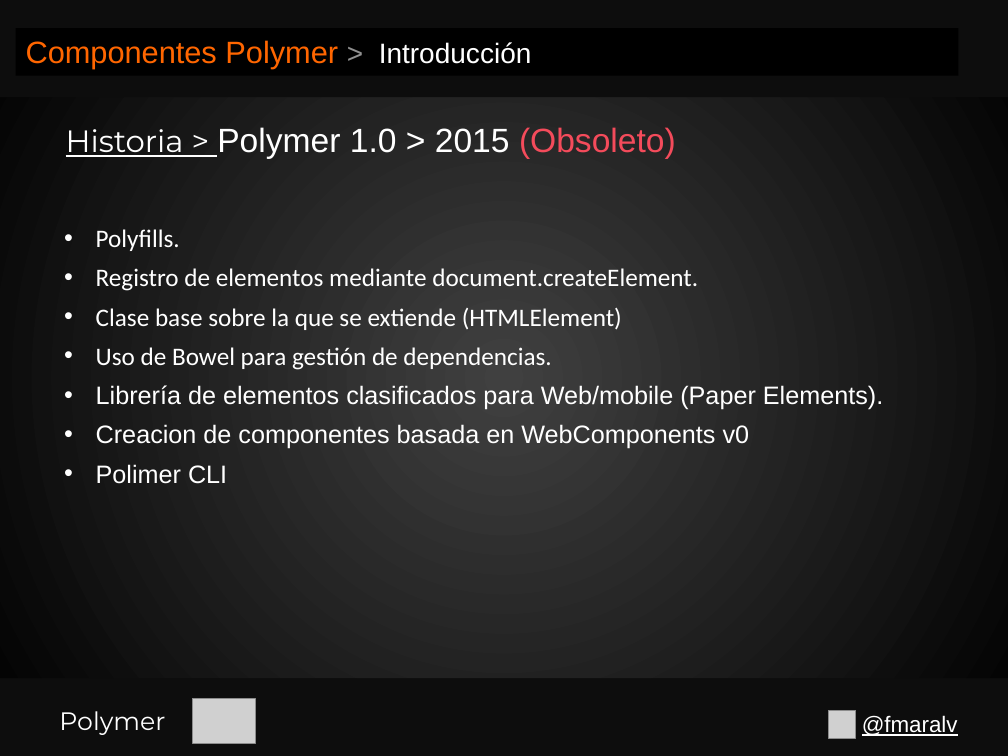
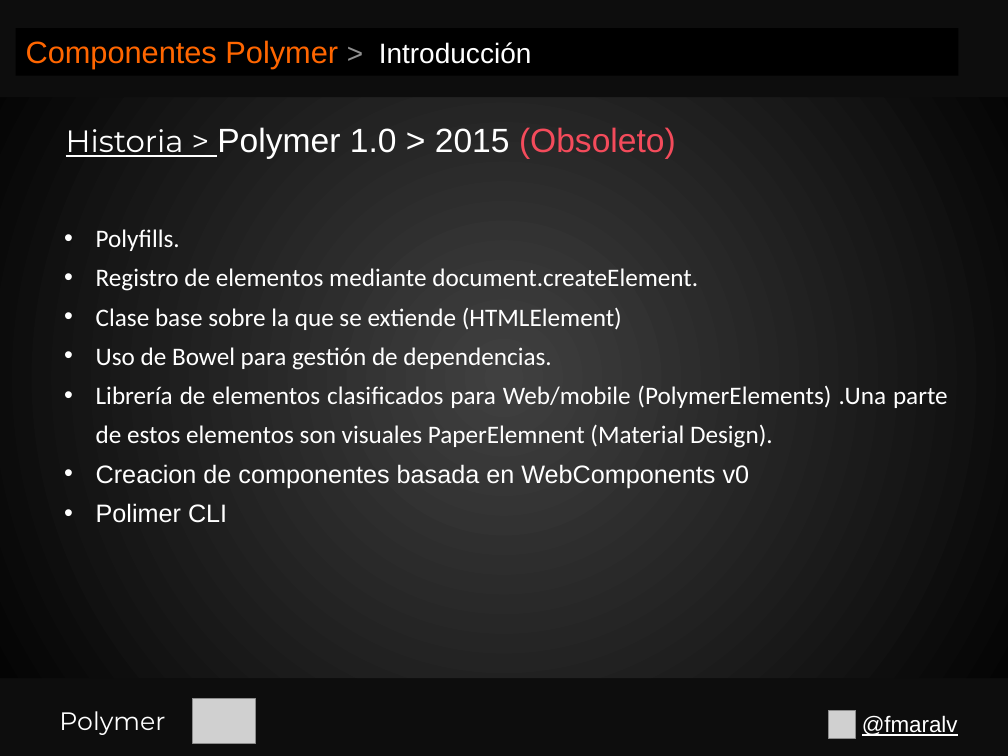
Before and after one commit to fmaralv/Presentacion, a slide deck: slide 45 of Polymer.pptx. Drawn at 1008x756 pixels with LibreOffice and Linux fonts; fonts in the diff are those of the drawing; grey boxes stand for pictures. Boxes give left, top, right and bottom in pixels: in the first picture for what was removed or moved away, otherwise in the second. Text is boxed around its words. In the diff, an @@ line names an element or a change of style, - is before the commit and + after.

```diff
--- a/Polymer.pptx
+++ b/Polymer.pptx
@@ text at [96,385,948,448]: text changed; font Arial to Calibri @@
-• Librería de elementos clasificados para Web/mobile (Paper Elements).
+• Librería de elementos clasificados para Web/mobile (PolymerElements) .Una parte de estos elementos son visuales PaperElemnent (Material Design).
```
Also in this commit, not shown: 5 other slides changed, 17 slides added.
